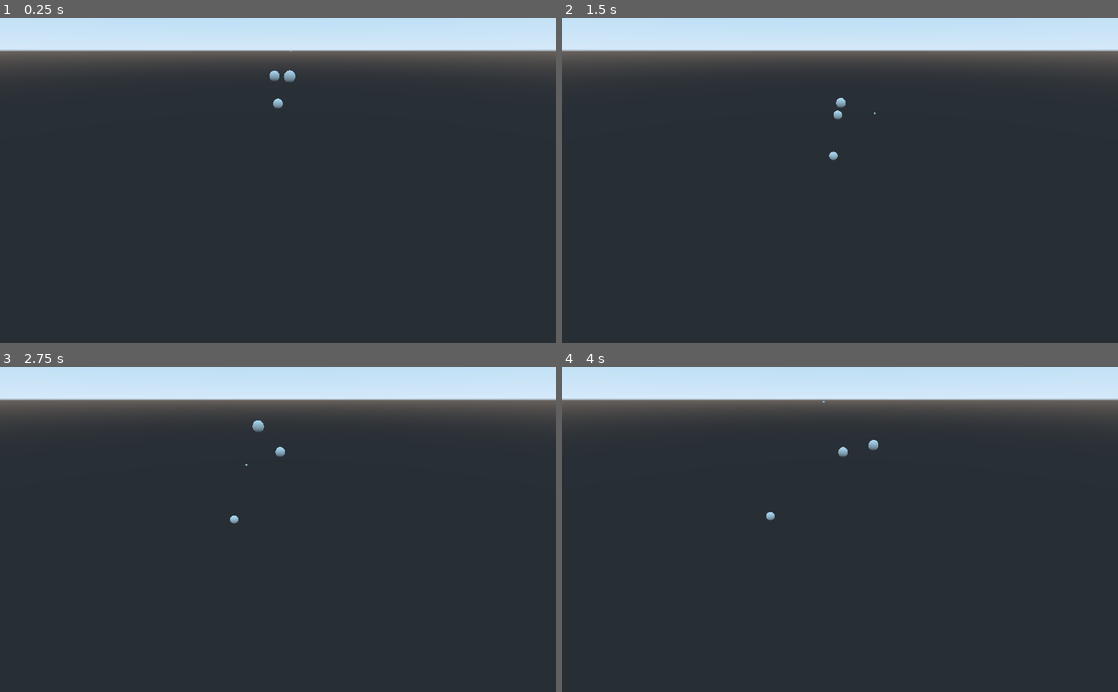
Above: before the commit, frames 1-4 (two rows, left to right).
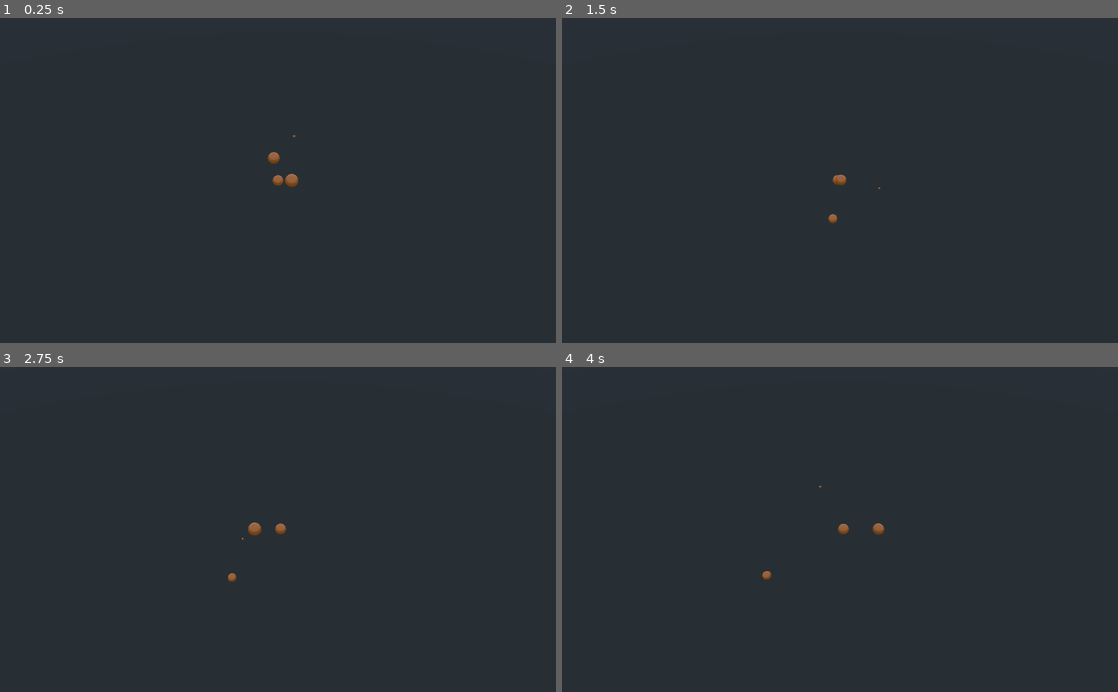
Above: after the commit, the same moments.

Repository: 9JIMIN/cosmos
Game: Godot game, scene res://Main.tscn
Two runs of this game, one before a commit and one after it. Both use one fixed random seed, a clock stepped at 60 frames per second and the inputs below.
Inputs:
- Up to frame 1 (0.25 s): no input
- Up to frame 2 (1.5 s): no input
- Up to frame 3 (2.75 s): no input
- Up to frame 4 (4 s): no input

The runs differ from the first frame. In frame 1, 15% of the frame differs, in the area x 0-100%, y 0-53%; in frame 2, 15%; in frame 3, 15%; in frame 4, 15%.

Commit message:
gravity 3D

Diff:
--- a/KinematicBody.tscn
+++ b/KinematicBody.tscn
@@ -1,8 +1,13 @@
-[gd_scene load_steps=4 format=2]
+[gd_scene load_steps=5 format=2]
 
 [ext_resource path="res://KinematicBody.gd" type="Script" id=1]
 
+[sub_resource type="SpatialMaterial" id=3]
+albedo_color = Color( 0.913725, 0.423529, 0.0980392, 1 )
+roughness = 0.0
+
 [sub_resource type="SphereMesh" id=1]
+material = SubResource( 3 )
 
 [sub_resource type="SphereShape" id=2]
 
--- a/Main.gd
+++ b/Main.gd
@@ -5,8 +5,6 @@
 
 func _ready():
 	nodes = get_tree().get_nodes_in_group('Gravity')
-	for i in nodes:
-		print(i.global_transform.origin)
 
 func _physics_process(delta):
 	for i in range(len(nodes)):
--- a/Main.tscn
+++ b/Main.tscn
@@ -23,4 +23,4 @@
 velocity = Vector3( 10, 0, 0 )
 
 [node name="Camera" type="Camera" parent="."]
-transform = Transform( 1, 0, 0, 0, 0.872249, 0.489063, 0, -0.489063, 0.872249, 0, 9.71489, 50 )
+transform = Transform( 1, 0, 0, 0, 0.707107, 0.707107, 0, -0.707107, 0.707107, 0, 30, 30 )
